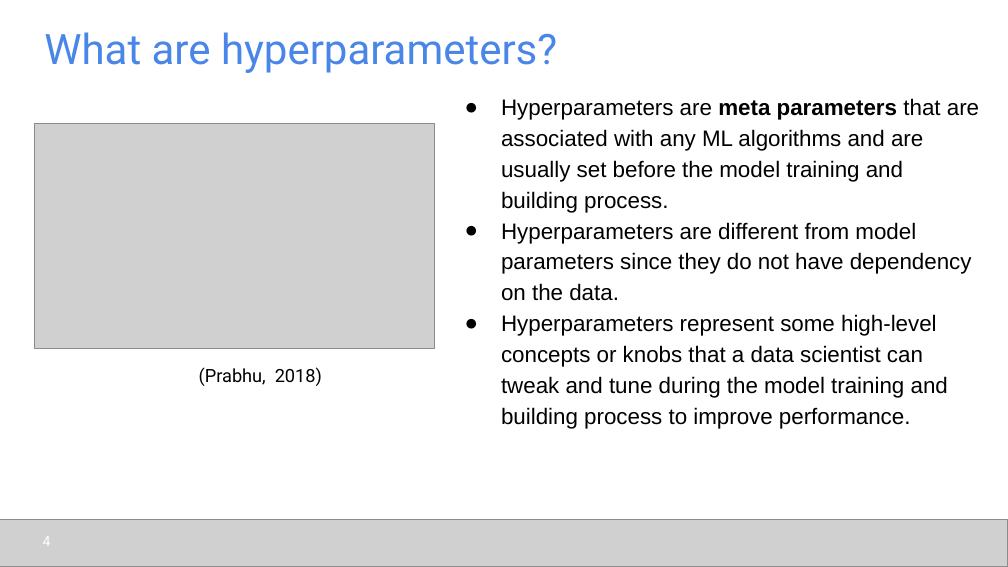
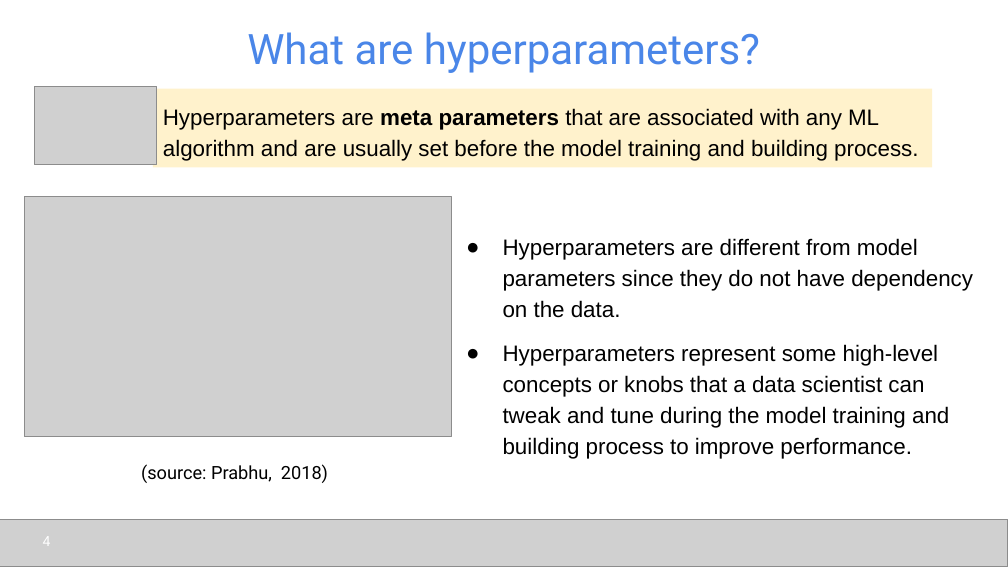
Before and after one commit to udel-cbcb/al_ml_workshop, a slide deck: slide 4 of Day_4/Lectures/Day_4_Lecture_2_Model_Tuning_Interpretation_Deployment.pptx. Drawn at 1008x567 pixels with LibreOffice and Linux fonts; fonts in the diff are those of the drawing; grey boxes stand for pictures. Boxes give left, top, right and bottom in pixels: in the first picture for what was removed or moved away, otherwise in the second. Text is boxed around its words. In the diff, an @@ line names an element or a change of style, - is before the commit and + after.

```diff
--- a/Day_4/Lectures/Day_4_Lecture_2_Model_Tuning_Interpretation_Deployment.pptx
+++ b/Day_4/Lectures/Day_4_Lecture_2_Model_Tuning_Interpretation_Deployment.pptx
@@ title "What are hyperparameters?" at (247, 32, 760, 73): alignment left to centre @@
@@ picture added at (34, 87, 157, 165) @@
@@ rectangle added at (153, 89, 932, 167), fill #FFF2CC, 16 pt, text #000000 @@
+Hyperparameters are meta parameters that are associated with any ML algorithm and are usually set before the model training and building process.
@@ text at (501, 98, 979, 213): paragraph removed @@
-● Hyperparameters are meta parameters that are associated with any ML algorithms and are usually set before the model training and building process.
@@ picture: place and size @@
-picture at (34, 124, 434, 349)
+picture at (24, 197, 452, 436)
@@ text "Hyperparameters are different from model ...": place and size @@
-text "Hyperparameters are different from model ..." at (501, 98, 979, 429)
+text "Hyperparameters are different from model ..." at (503, 238, 973, 459)
@@ text at (503, 344, 949, 459): more space between paragraphs @@
@@ text at (141, 464, 328, 483): text changed @@
-(Prabhu, 2018)
+(source: Prabhu, 2018)
```
Also in this commit, not shown: 16 other slides changed, 8 other files.
